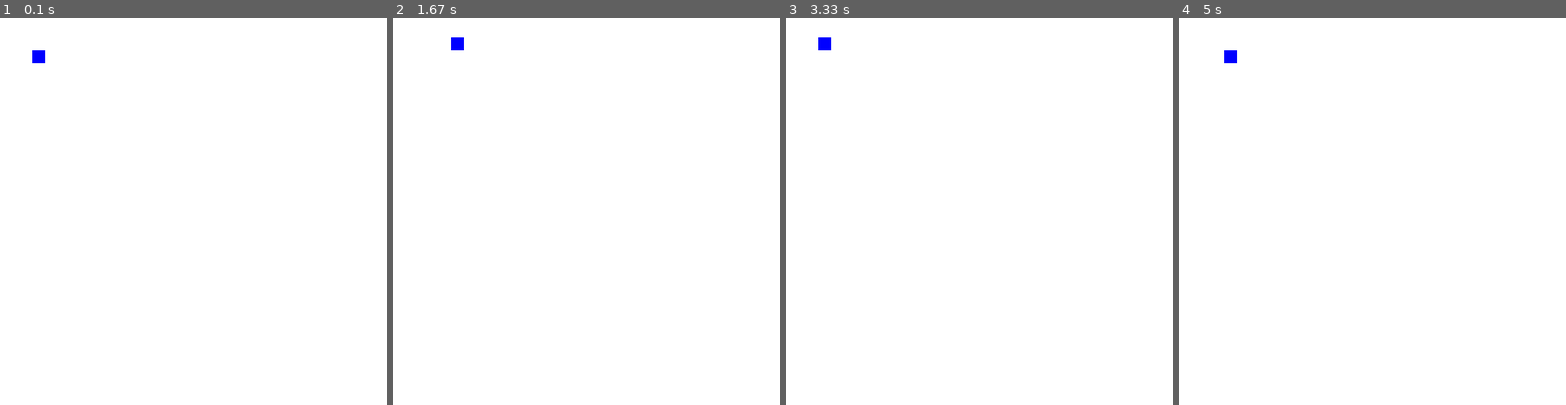
Above: before the commit, frames 1-4 (left to right).
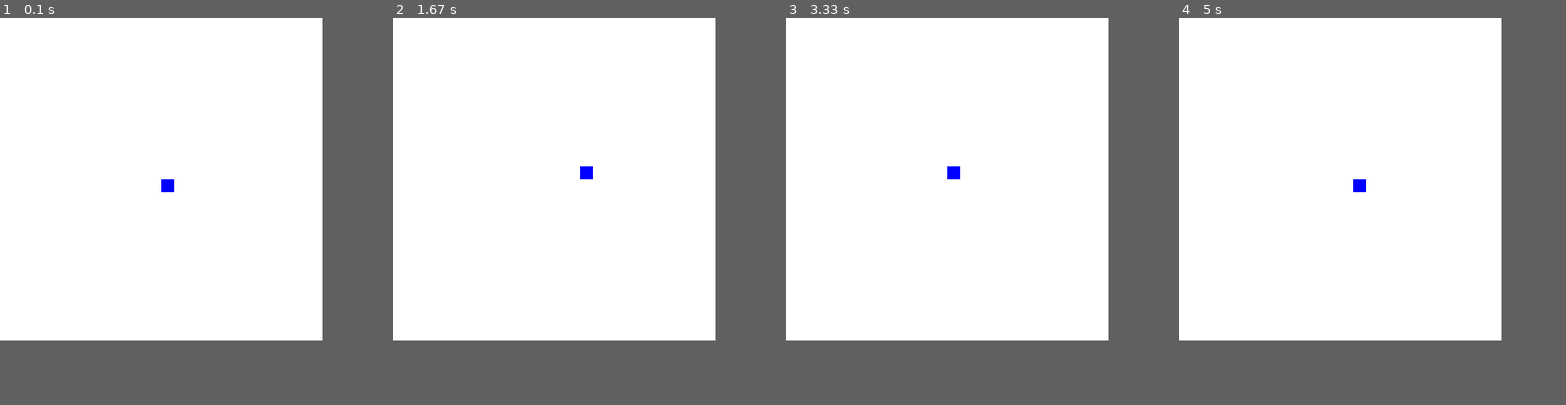
Above: after the commit, the same moments.

Repository: elvand967/Assignments-Python_junior-group
Game: pygame game, started from Exercise_02-3.py
Same seed, same stepped clock (60 frames per second), same inputs: the game is played once before the commit and once after it.
Inputs:
- Up to frame 1 (0.1 s): no input
- Up to frame 2 (1.67 s): hold Right 0.33-0.8 s; hold Up 0.83-1.13 s; hold Right 1.17-1.63 s
- Up to frame 3 (3.33 s): hold Left 1.67-2.2 s; hold Down 2.23-2.53 s; hold Left 2.57-2.97 s; hold Up from 3 s (still down)
- Up to frame 4 (5 s): release Up at 3.37 s; hold Right 3.4-4.03 s; hold Down 4.07-4.43 s; hold Left 4.47-4.93 s; hold Right from 4.97 s (still down)
In our replay, the window is 600x600 before the commit and 500x500 after it. These sizes can differ from the game's own. Grey fills any space a smaller window leaves; there, only what the larger window draws over its background counts as a difference.

The runs differ from the first frame. In frame 1, 0.2% of the frame differs, in the area x 8-45%, y 8-45%; in frame 2, 0.2%; in frame 3, 0.2%; in frame 4, 0.2%.

Commit message:
Задание № 02-3(PyGame) источник https://python-course.readthedocs.io/projects/elementary/en/latest/lessons/19-animations.html Написать программу, в которой по нажатию клавиш будет двигаться квадрат размером 20х20 пикселей. Учесть, что квадрат не должен выходить за границы экрана.

Diff:
--- a/Exercise_02-3.py
+++ b/Exercise_02-3.py
@@ -8,12 +8,22 @@
 
 pygame.init()
 
+
+FPS = 60
+W = 500  # ширина экрана
+H = 500  # высота экрана
 WHITE = (255, 255, 255)
+BLUE = (0, 0, 255)
+# определяем середину экрана виджета
+X = x = W // 2 # X - исходные  x - фактические
+Y = y = H // 2
+xy = (x, y)# координаты верхнего-левого угла квадрата - ???
+l = 20     # ширина прямоугольника (квадрата)
+h = 20     # высота прямоугольника (квадрата)
 
-screen = pygame.display.set_mode((600, 600))
-rect = pygame.Rect(50, 50, 20, 20)
+screen = pygame.display.set_mode((W, H))
+rect = pygame.Rect(x, y, l, h)
 
-fl_start = False
 
 while True:
     for event in pygame.event.get():
@@ -23,15 +33,15 @@
 
         if event.type == pygame.KEYDOWN:
             if event.key == pygame.K_LEFT:
-                rect.move_ip(-20, 0)
+                rect.move_ip(-l, 0)
             elif event.key == pygame.K_RIGHT:
-                rect.move_ip(20, 0)
+                rect.move_ip(l, 0)
             elif event.key == pygame.K_UP:
-                rect.move_ip(0, -20)
+                rect.move_ip(0, -h)
             elif event.key == pygame.K_DOWN:
-                rect.move_ip(0, 20)
+                rect.move_ip(0, h)
 
     screen.fill(WHITE)
-    pygame.draw.rect(screen, (0, 0, 255), rect, 0)
+    pygame.draw.rect(screen, BLUE, rect, 0)
 
     pygame.display.flip()
